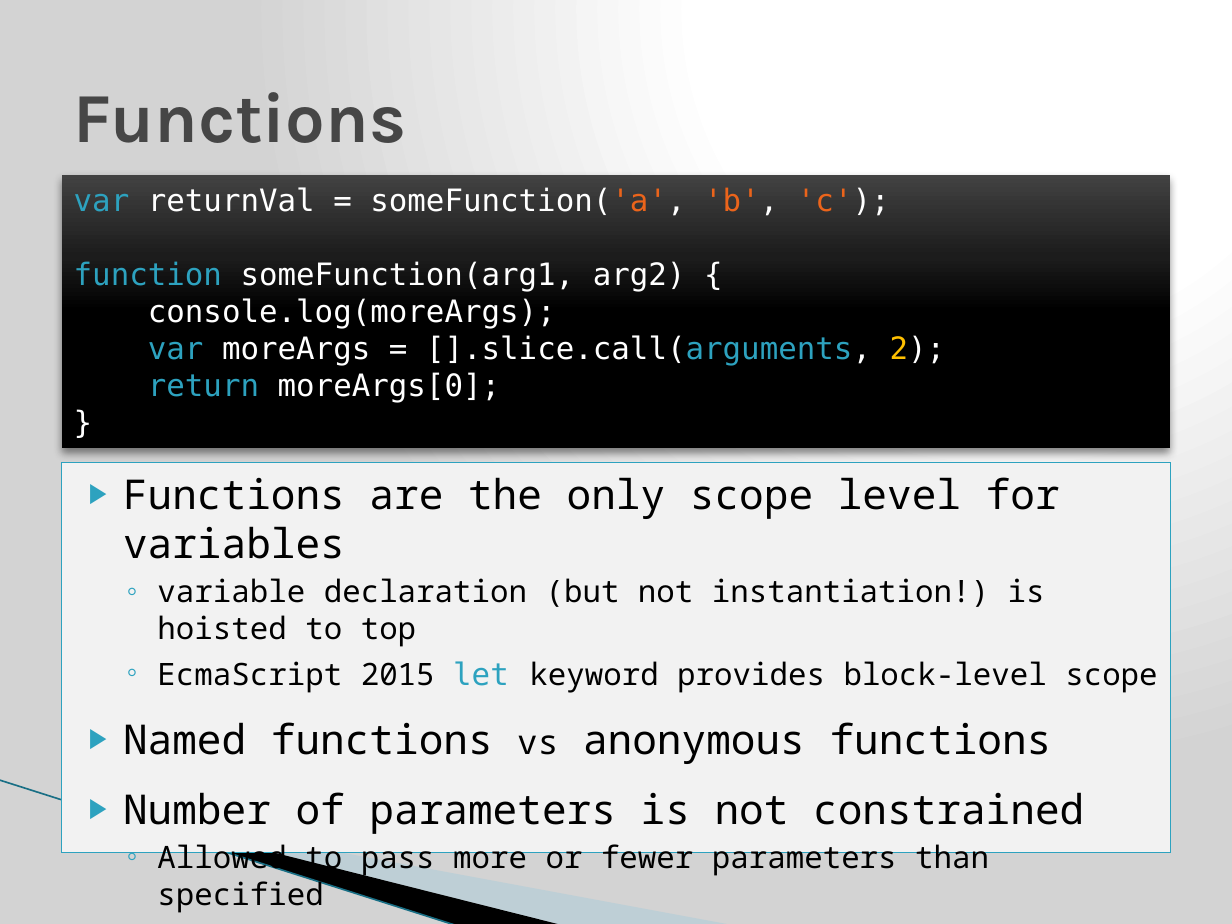
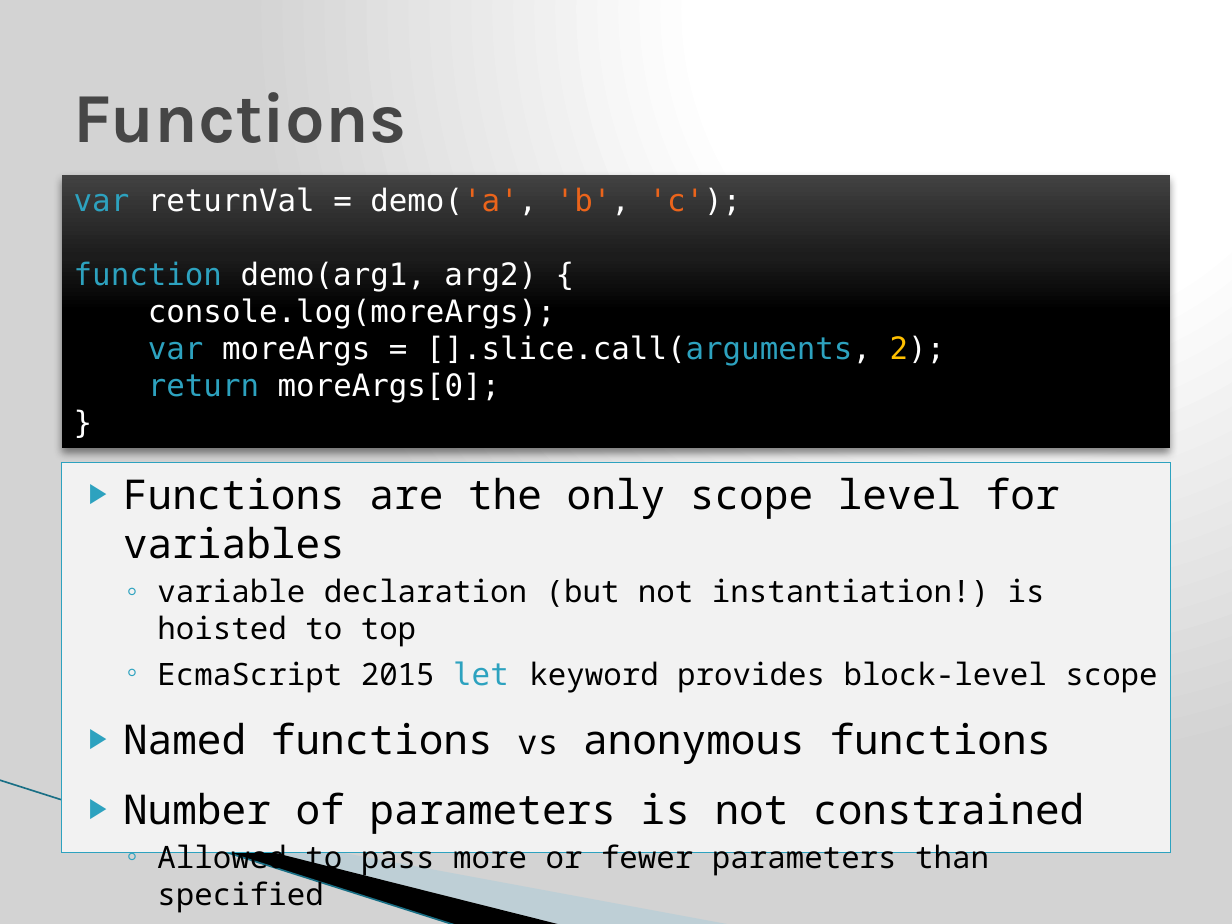
Before and after one commit to j-steve/temp, a slide deck: slide 3 of JavaScript JQuery training.pptx. Drawn at 1232x924 pixels with LibreOffice and Linux fonts; fonts in the diff are those of the drawing; background and template pictures are left out. Boxes give left, top, right and bottom in pixels: in the first picture for what was removed or moved away, otherwise in the second. Text is boxed around its words. In the diff, an @@ line names an element or a change of style, - is before the commit and + after.

```diff
--- a/JavaScript JQuery training.pptx
+++ b/JavaScript JQuery training.pptx
@@ text in rectangle at (74,187,742,292): text changed @@
-var returnVal = someFunction('a', 'b', 'c');
-function someFunction(arg1, arg2) {
+var returnVal = demo('a', 'b', 'c');
+function demo(arg1, arg2) {
```
